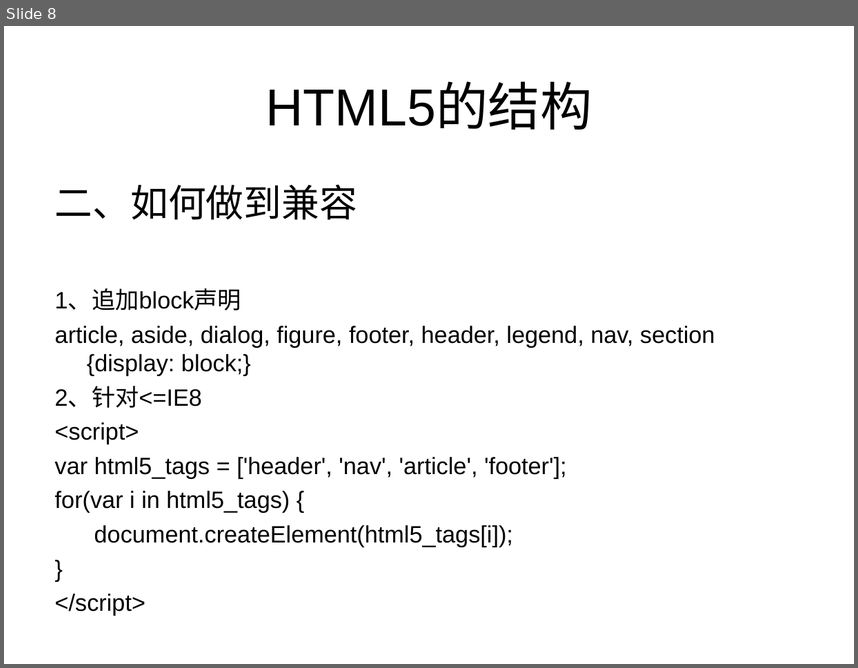
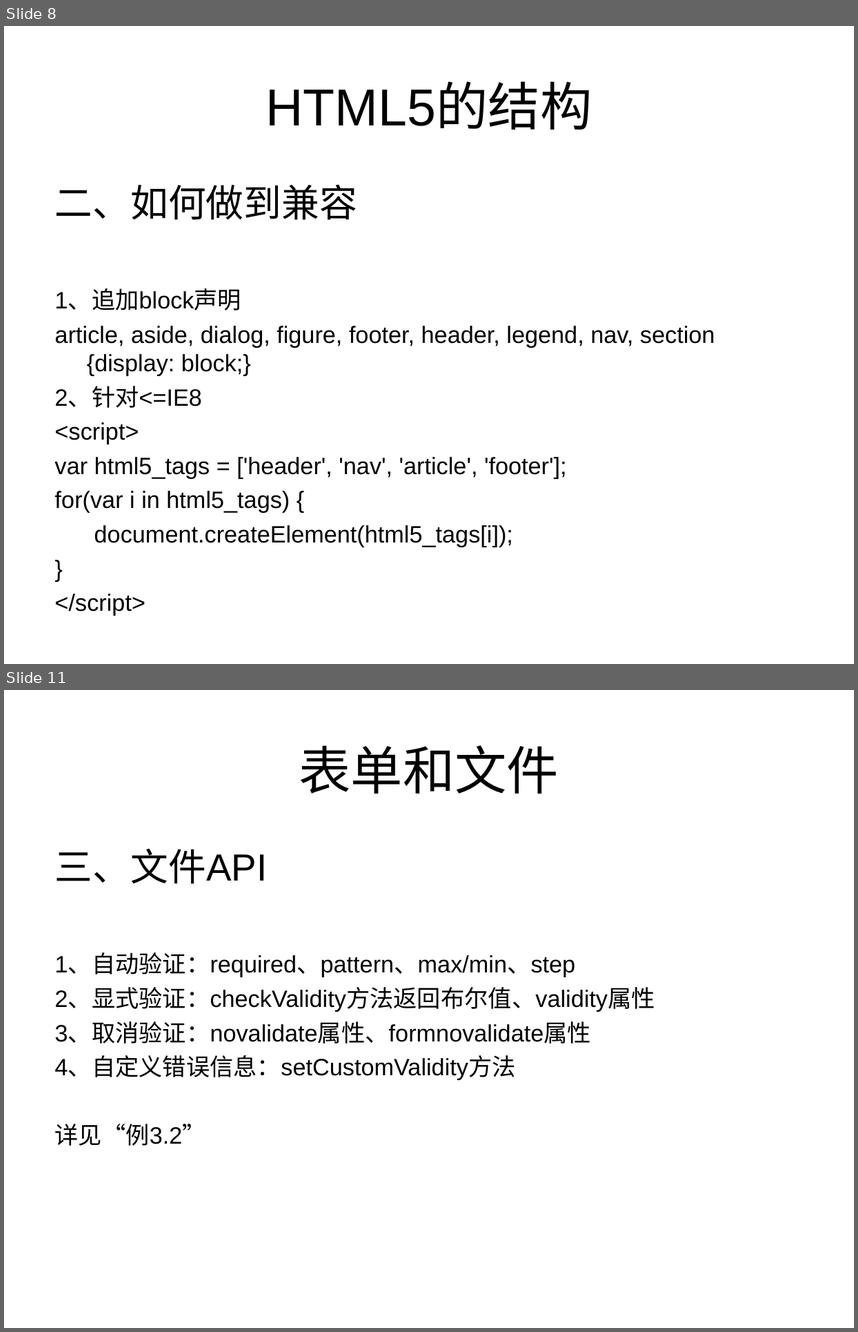
Before and after one commit to testuser2213/tom-wang-manual, a slide deck: manual/html5&css3/html5与css3权威指南/关于HTML5的分享/关于HTML5的分享.ppt. Shown one above the other, each under a label of ours: slide 8 before the commit, slides 8 and 11 after it; the slides between them are not shown. The pictures are 858x668 and 858x1332 pixels, drawn with LibreOffice and Linux fonts; fonts in the diff are those of the drawing. Boxes give left, top, right and bottom in pixels: in the first picture for what was removed or moved away, otherwise in the second. Text is boxed around its words. In the diff, an @@ line names an element or a change of style, - is before the commit and + after.

```diff
--- a/manual/html5&css3/html5与css3权威指南/关于HTML5的分享/关于HTML5的分享.ppt
+++ b/manual/html5&css3/html5与css3权威指南/关于HTML5的分享/关于HTML5的分享.ppt
@@ slide 11 added at (4, 690, 854, 1328), background #FFFFFF @@
@@ title added at (299, 745, 559, 793), 44 pt, text #000000 @@
+表单和文件
@@ text added at (55, 848, 655, 1145), 20 pt, text #000000 @@
+三、文件API
+1、自动验证：required、pattern、max/min、step
+2、显式验证：checkValidity方法返回布尔值、validity属性
+3、取消验证：novalidate属性、formnovalidate属性
+4、自定义错误信息：setCustomValidity方法
+详见“例3.2”
```
Also in this commit, not shown: 1 slide changed, 1 other slide added, 3 other files.
